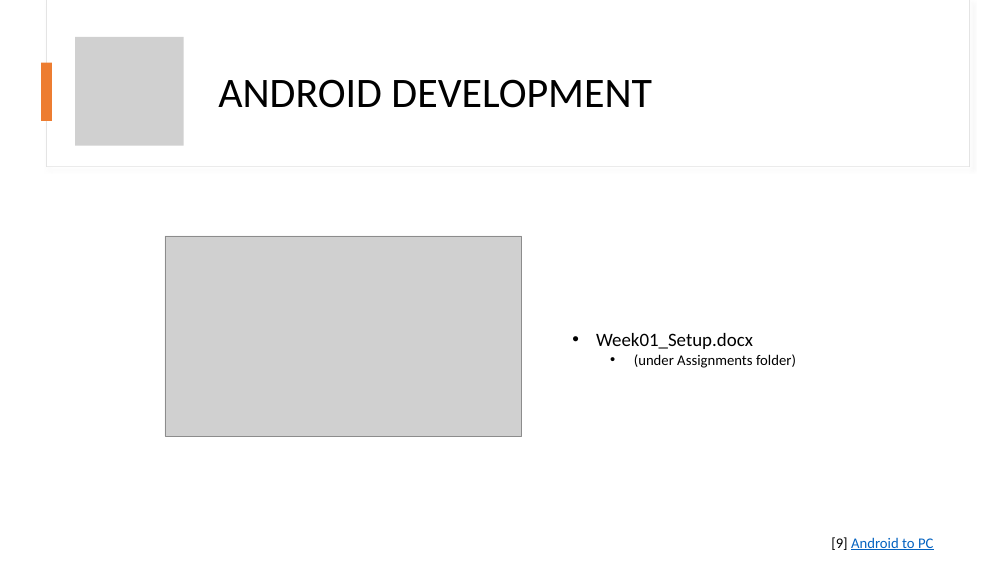
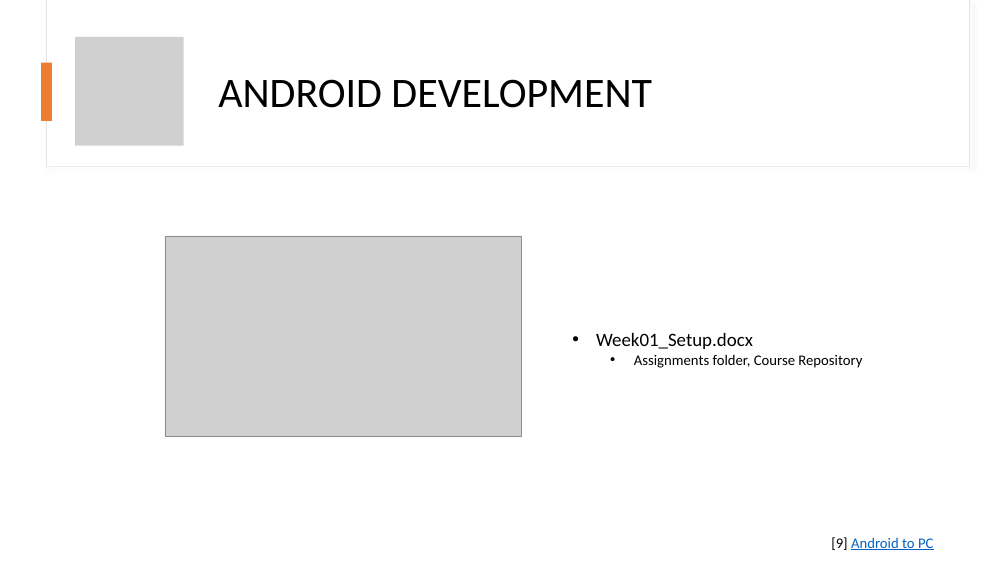
Before and after one commit to AGGP-NHTI/AGGP231c, a slide deck: slide 9 of Assignments/Week01/Presentation_WEEK01.pptx (slide 8 before the commit). Drawn at 1008x567 pixels with LibreOffice and Linux fonts; fonts in the diff are those of the drawing; grey boxes stand for pictures. Boxes give left, top, right and bottom in pixels: in the first picture for what was removed or moved away, otherwise in the second. Text is boxed around its words. In the diff, an @@ line names an element or a change of style, - is before the commit and + after.

```diff
--- a/Assignments/Week01/Presentation_WEEK01.pptx
+++ b/Assignments/Week01/Presentation_WEEK01.pptx
@@ text at box(634, 354, 862, 368): text changed @@
-  • (under Assignments folder)
+  • Assignments folder, Course Repository
```
Also in this commit, not shown: 5 other slides changed, 3 slides added, 4 other files.
